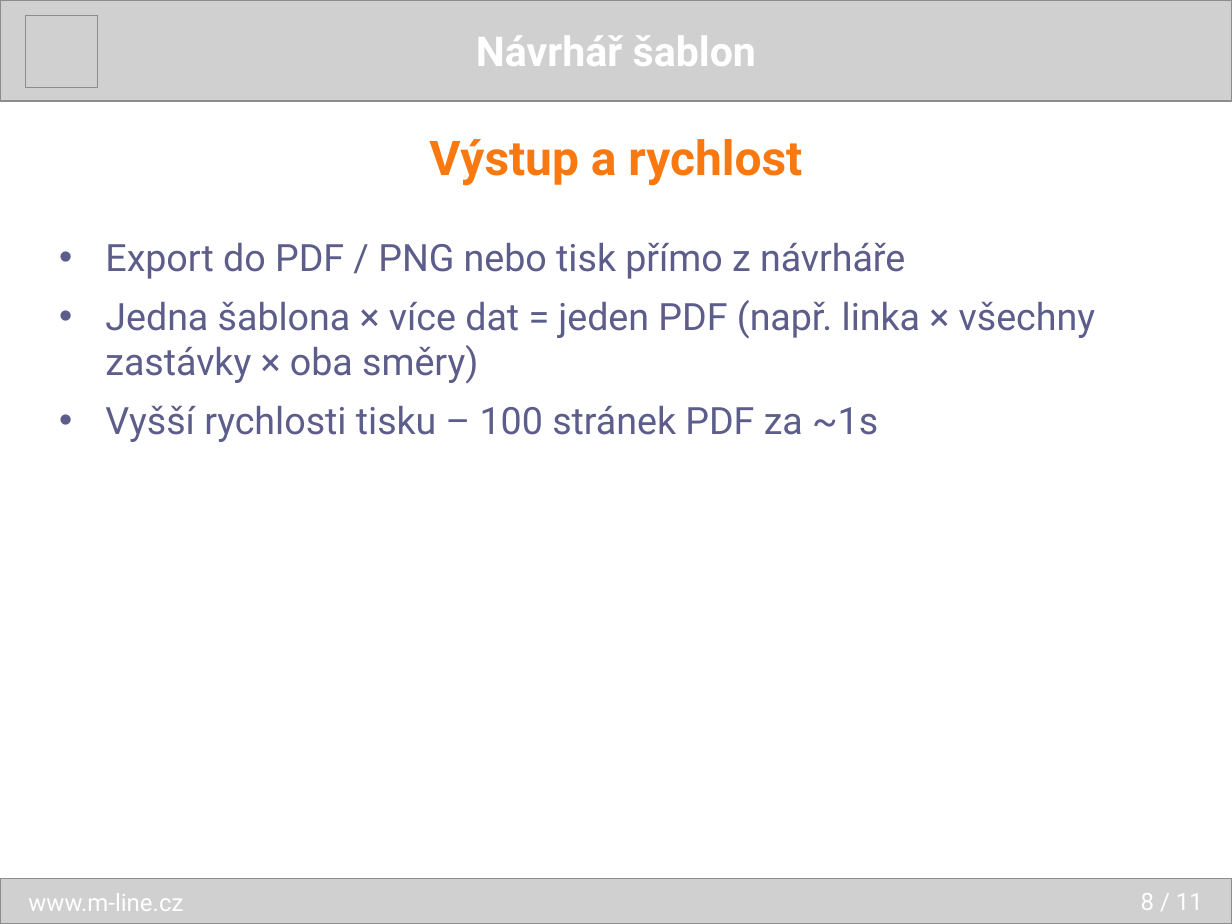
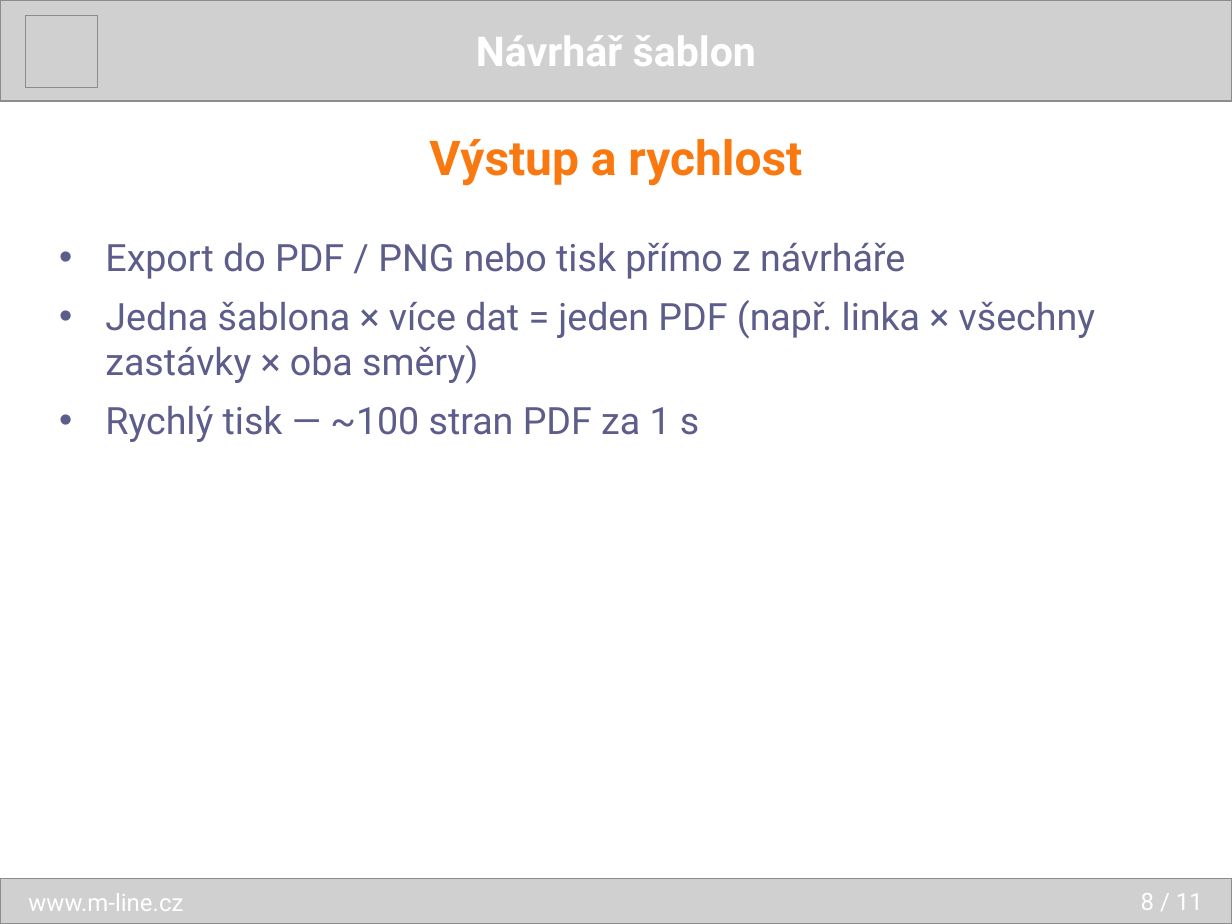
Before and after one commit to dracekmartin/EDISON2-projekt, a slide deck: slide 8 of TemplateDesigner/prezentace/TemplateDesigner.pptx. Drawn at 1232x924 pixels with LibreOffice and Linux fonts; fonts in the diff are those of the drawing; grey boxes stand for pictures. Boxes give left, top, right and bottom in pixels: in the first picture for what was removed or moved away, otherwise in the second. Text is boxed around its words. In the diff, an @@ line names an element or a change of style, - is before the commit and + after.

```diff
--- a/TemplateDesigner/prezentace/TemplateDesigner.pptx
+++ b/TemplateDesigner/prezentace/TemplateDesigner.pptx
@@ text at (105,406,699,442): text changed @@
-• Vyšší rychlosti tisku – 100 stránek PDF za ~1s
+• Rychlý tisk — ~100 stran PDF za 1 s
```
Also in this commit, not shown: 8 other slides changed.
